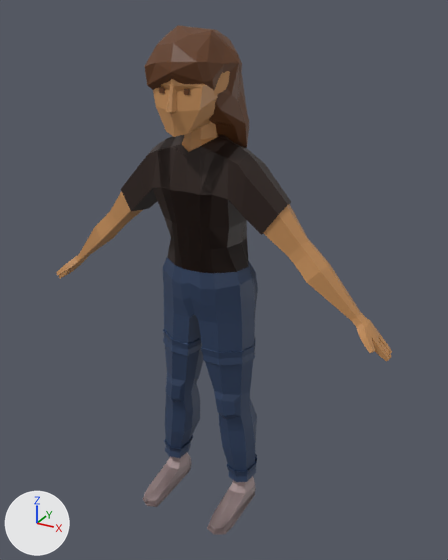
The FBX model Assets/Art/Models/Characters/Player.fbx as it was, and as the next commit left it.
Rendered twice from a 50 mm lens placed at (1.181, -1.98, 2.068), pointed at (0.073, 0.035, 1.061). Arrows for +X, +Y and +Z are at lower left; the lights stay in place. Where no turn or scale is listed for an object, it has been applied to the vertices.

Objects in the first picture: 'Body', 'Boots', 'Large trousers', 'Long hair', 'Shoes', 'Short hair', 'Short trousers', 'Sleeveless', 'T-shirt'.
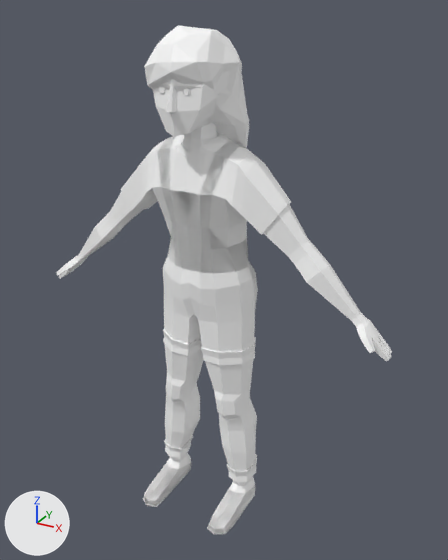
Boxes (x1, y1, x2, y2) around the edits, measured in the pictures (448 x 560 px; the box of a moved part takes in the faces that stretch with it):
'Large trousers', recoloured (blue to grey): (163, 258, 258, 482) in both
'Body', recoloured (brown to white): (56, 71, 392, 361) in both
'Short hair', recoloured (brown to white): (144, 25, 238, 90) in both
'Boots', recoloured: (143, 453, 256, 534) in both
'Long hair', recoloured (brown to grey): (151, 37, 249, 148) in both
'Short trousers', recoloured (blue to grey): (163, 257, 258, 365) in both
'Sleeveless', recoloured: (170, 147, 248, 271) in both
'Shoes', recoloured: (211, 487, 230, 528) in both
part 1 of me_cube_016, moved or reshaped: before (121, 138, 275, 248); after (121, 134, 275, 248)
part 2 of me_cube_016, recoloured (black to grey): (150, 134, 291, 273) in both

What changed in the scene script:
```text
Add mat_material:
    mat_material = principled_material('Material')
    mat_material.base_color = (1.0, 1.0, 1.0)  # white #ffffff
Change me_cube_007:
    where me_cube_007.from_pydata(...)  # 716 vertices, 725 faces; spans x -0.78..0.78, y -0.23..0.16, z 0.0..1.99
    remove me_cube_007.materials.append(mat_material_008)  # orange #c48e59
    add me_cube_007.materials.append(mat_material)  # white #ffffff
Change me_cube_016:
    used by ob_t_shirt; location = (0.0, 0.0, 0.0)
    remove me_cube_016.from_pydata(...)  # 240 vertices, 252 faces; spans x -0.351..0.351, y -0.128..0.139, z 1.134..1.65
    add me_cube_016.from_pydata(...)  # 244 vertices, 252 faces; spans x -0.351..0.351, y -0.128..0.139, z 1.122..1.65
    me_cube_016 part 1
    1 vertex is removed from x -0.028, y 0.134, z 1.136
    6 faces are deleted
    3 vertices in x 0.039..0.052, y -0.103..-0.088, z 1.135..1.323 move by (-0.002, 0.01, 0.001)
    3 vertices in x -0.052..-0.039, y -0.103..-0.088, z 1.135..1.323 move by (0.002, 0.01, 0.001)
    132 vertices move from x -0.347..0.347, y -0.124..0.134, z 1.134..1.649 to x -0.34..0.34, y -0.114..0.127, z 1.133..1.646
    5 vertices are added at (-0.028, 0.138, 1.137), (0.028, 0.138, 1.137), (-0.027, 0.137, 1.122), (-0.029, 0.124, 1.134), (0.027, 0.137, 1.122)
    6 new faces join them
    me_cube_016 part 2: 246 faces spanning x -0.351..0.351, y -0.128..0.139, z 1.133..1.65 switch from mat_material_007 (black #251108) to mat_material (white #ffffff)
Change me_cube_013:
    where me_cube_013.from_pydata(...)  # 480 vertices, 487 faces; spans x -0.233..0.233, y -0.108..0.172, z 0.126..1.137
    remove me_cube_013.materials.append(mat_material_006)  # dark blue #2c3f5e
    add me_cube_013.materials.append(mat_material)  # white #ffffff
Change me_roundcube_002:
    where me_roundcube_002.from_pydata(...)  # 103 vertices, 188 faces; spans x -0.134..0.158, y -0.208..0.168, z 1.559..2.012
    remove me_roundcube_002.materials.append(mat_material_001)  # brown #623818
    add me_roundcube_002.materials.append(mat_material)  # white #ffffff
Change me_cube_014:
    where me_cube_014.from_pydata(...)  # 296 vertices, 303 faces; spans x -0.217..0.217, y -0.107..0.172, z 0.731..1.137
    remove me_cube_014.materials.append(mat_material_006)  # dark blue #2c3f5e
    add me_cube_014.materials.append(mat_material)  # white #ffffff
Change me_cube_015:
    where me_cube_015.from_pydata(...)  # 164 vertices, 172 faces; spans x -0.184..0.183, y -0.128..0.139, z 1.134..1.63
    remove me_cube_015.materials.append(mat_material_007)  # black #251108
    add me_cube_015.materials.append(mat_material)  # white #ffffff
Change me_cube_012:
    where me_cube_012.from_pydata(...)  # 228 vertices, 228 faces; spans x -0.23..0.229, y -0.24..0.093, z -0.007..0.088
    remove me_cube_012.materials.append(mat_material_005)  # grey #a99393
    add me_cube_012.materials.append(mat_material)  # white #ffffff
Change me_cube_002:
    where me_cube_002.from_pydata(...)  # 260 vertices, 260 faces; spans x -0.23..0.229, y -0.24..0.093, z -0.007..0.148
    remove me_cube_002.materials.append(mat_material_005)  # grey #a99393
    add me_cube_002.materials.append(mat_material)  # white #ffffff
Change me_roundcube:
    where me_roundcube.from_pydata(...)  # 103 vertices, 188 faces; spans x -0.134..0.155, y -0.21..0.145, z 1.677..2.013
    remove me_roundcube.materials.append(mat_material_001)  # brown #623818
    add me_roundcube.materials.append(mat_material)  # white #ffffff
```
